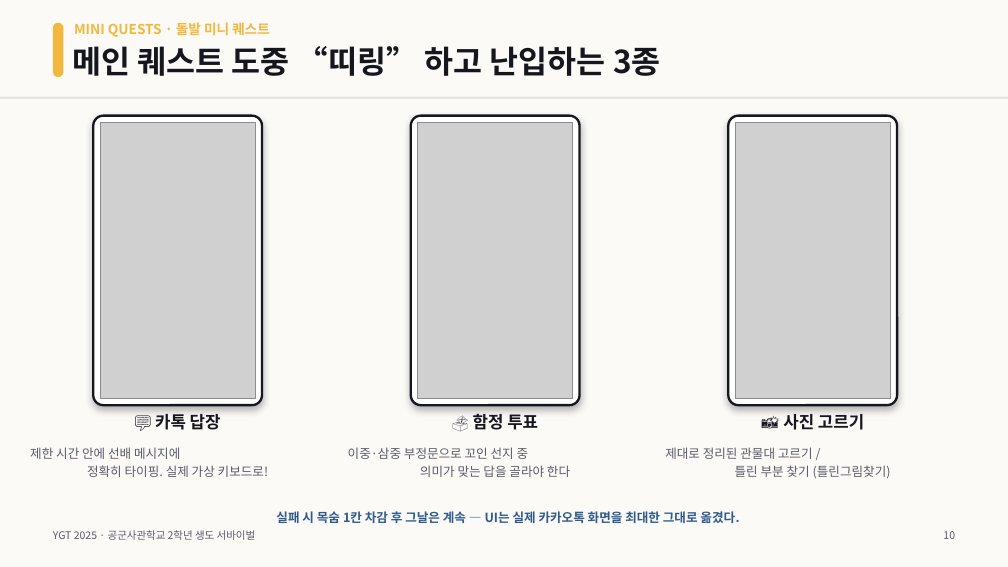
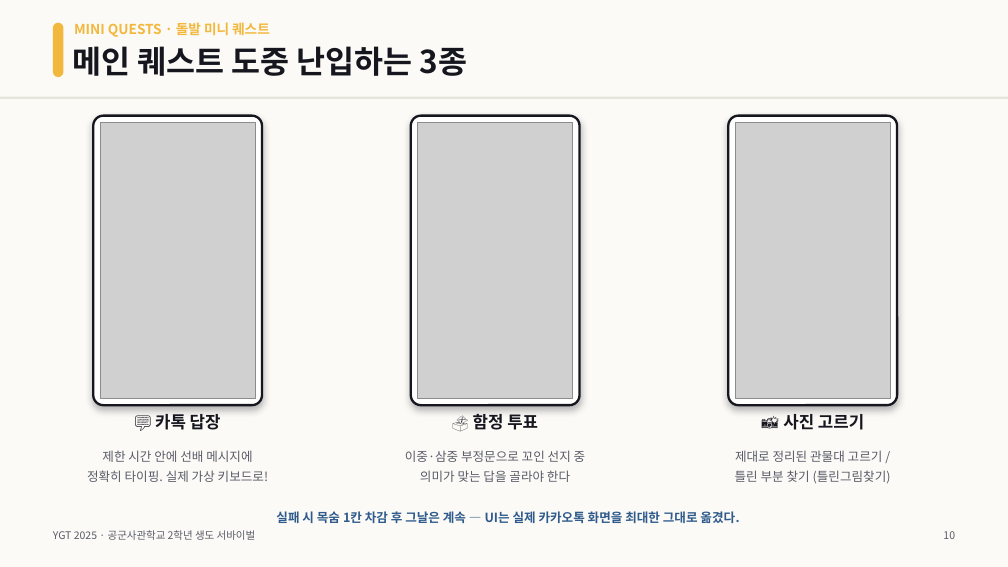
Before and after one commit to HyosanL/YGT2025, a slide deck: slide 10 of YGT2025_발표자료.pptx. Drawn at 1008x567 pixels with LibreOffice and Linux fonts; fonts in the diff are those of the drawing; grey boxes stand for pictures. Boxes give left, top, right and bottom in pixels: in the first picture for what was removed or moved away, otherwise in the second. Text is boxed around its words. In the diff, an @@ line names an element or a change of style, - is before the commit and + after.

```diff
--- a/YGT2025_발표자료.pptx
+++ b/YGT2025_발표자료.pptx
@@ text at <box>73,46,468,76</box>: text changed @@
-메인 퀘스트 도중 “띠링” 하고 난입하는 3종
+메인 퀘스트 도중 난입하는 3종
@@ text at <box>87,450,269,482</box>: text changed @@
-제한 시간 안에 선배 메시지에
-정확히 타이핑. 실제 가상 키보드로!
+제한 시간 안에 선배 메시지에
+정확히 타이핑. 실제 가상 키보드로!
@@ text at <box>405,450,586,482</box>: text changed @@
-이중·삼중 부정문으로 꼬인 선지 중
-의미가 맞는 답을 골라야 한다
+이중·삼중 부정문으로 꼬인 선지 중
+의미가 맞는 답을 골라야 한다
@@ text at <box>735,450,891,483</box>: text changed @@
-제대로 정리된 관물대 고르기 /
-틀린 부분 찾기 (틀린그림찾기)
+제대로 정리된 관물대 고르기 /
+틀린 부분 찾기 (틀린그림찾기)
```
Also in this commit, not shown: 5 other slides changed.
